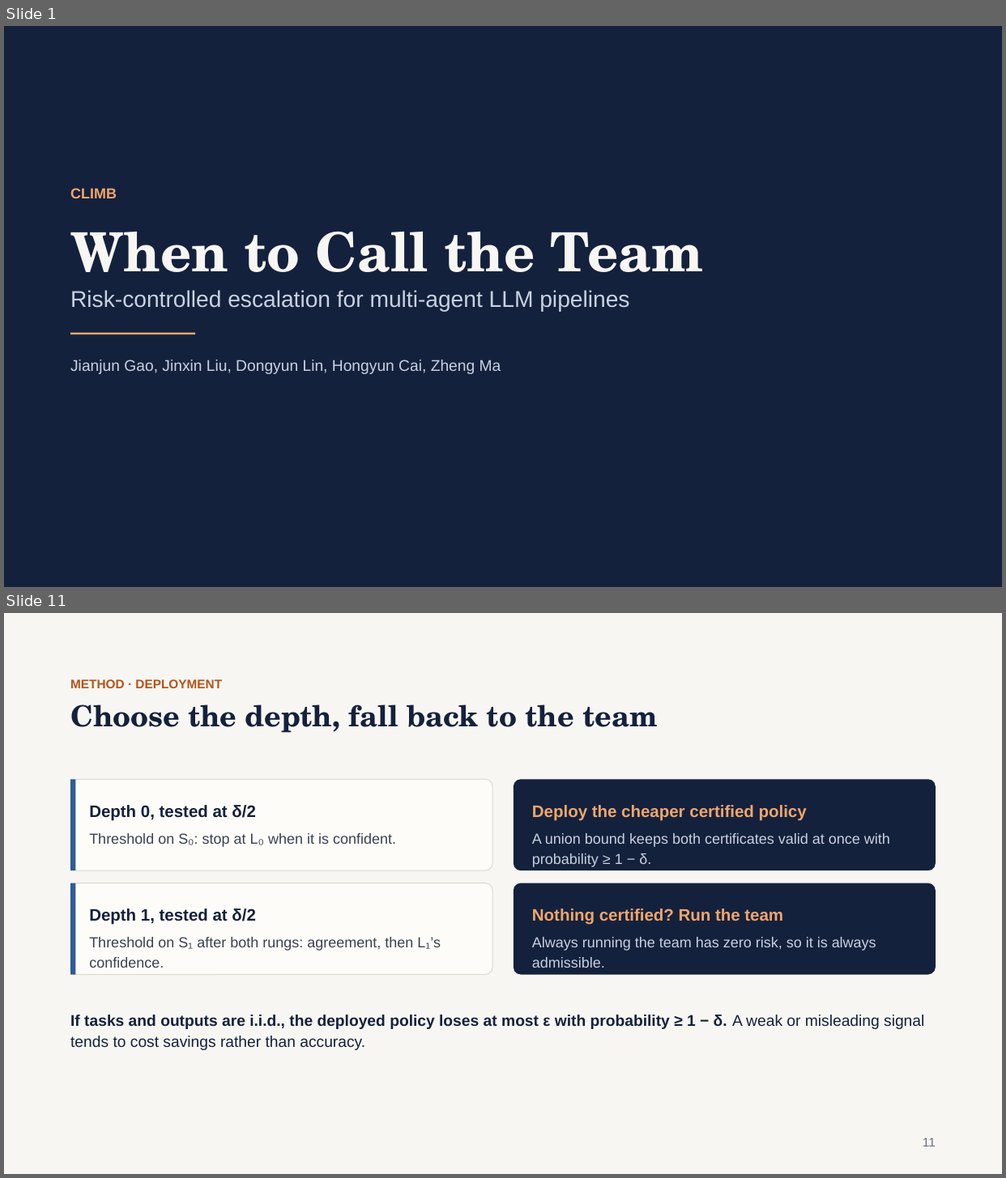
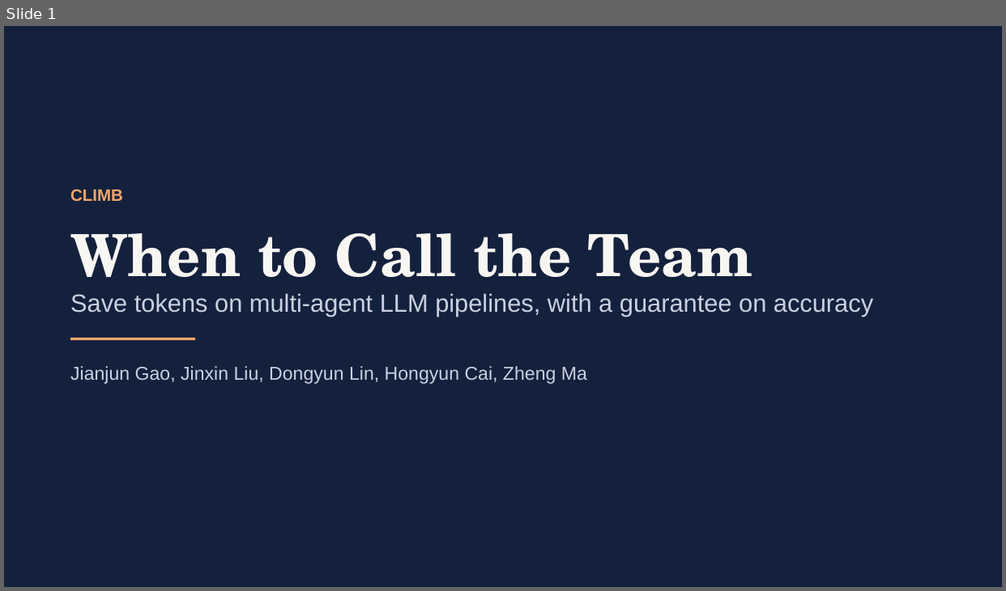
Before and after one commit to gaoj21/tokenbank, a slide deck: slides/CLIMB_talk.pptx. Shown one above the other, each under a label of ours: slides 1 and 11 before the commit, slide 1 after it; the slides between them are not shown. The pictures are 1006x1178 and 1006x591 pixels, drawn with LibreOffice and Linux fonts; fonts in the diff are those of the drawing. Boxes give left, top, right and bottom in pixels: in the first picture for what was removed or moved away, otherwise in the second. Text is boxed around its words. In the diff, an @@ line names an element or a change of style, - is before the commit and + after.

```diff
--- a/slides/CLIMB_talk.pptx
+++ b/slides/CLIMB_talk.pptx
@@ slide 11 removed at (x1=4, y1=613, x2=1002, y2=1174), background #F7F6F2 @@
@@ text removed at (x1=70, y1=679, x2=222, y2=688) @@
-METHOD · DEPLOYMENT
@@ text removed at (x1=70, y1=705, x2=658, y2=733) @@
-Choose the depth, fall back to the team
@@ rounded rectangle removed at (x1=70, y1=779, x2=493, y2=871) @@
-Depth 0, tested at δ/2
-Threshold on S₀: stop at L₀ when it is confident.
@@ rectangle removed at (x1=70, y1=779, x2=76, y2=871) @@
@@ rounded rectangle removed at (x1=513, y1=779, x2=936, y2=871) @@
-Deploy the cheaper certified policy
-A union bound keeps both certificates valid at once with probability ≥ 1 − δ.
@@ rounded rectangle removed at (x1=70, y1=884, x2=493, y2=974) @@
-Depth 1, tested at δ/2
-Threshold on S₁ after both rungs: agreement, then L₁’s confidence.
@@ rectangle removed at (x1=70, y1=884, x2=76, y2=974) @@
@@ rounded rectangle removed at (x1=513, y1=884, x2=936, y2=974) @@
-Nothing certified? Run the team
-Always running the team has zero risk, so it is always admissible.
@@ text removed at (x1=70, y1=1015, x2=924, y2=1050) @@
-If tasks and outputs are i.i.d., the deployed policy loses at most ε with probability ≥ 1 − δ. A weak or misleading signal tends to cost savings rather than accuracy.
@@ text removed at (x1=923, y1=1138, x2=936, y2=1147) @@
-11
@@ slide 1 changed as well @@
@@ text "CLIMB" at (x1=70, y1=189, x2=123, y2=201): size 14 to 16 pt @@
@@ text "When to Call the Team" at (x1=70, y1=233, x2=753, y2=296): size 52 to 56 pt @@
@@ text at (x1=70, y1=293, x2=873, y2=317): text changed; size 22 to 24 pt @@
-Risk-controlled escalation for multi-agent LLM pipelines
+Save tokens on multi-agent LLM pipelines, with a guarantee on accuracy
@@ rectangle moved from (x1=70, y1=333, x2=196, y2=335) to (x1=70, y1=338, x2=196, y2=340) @@
@@ text "Jianjun Gao, Jinxin Liu, Dongyun ..." at (x1=70, y1=366, x2=587, y2=384): size 15 to 18 pt @@
```
Also in this commit, not shown: 17 slides added, 17 other slides removed, 14 other files.
